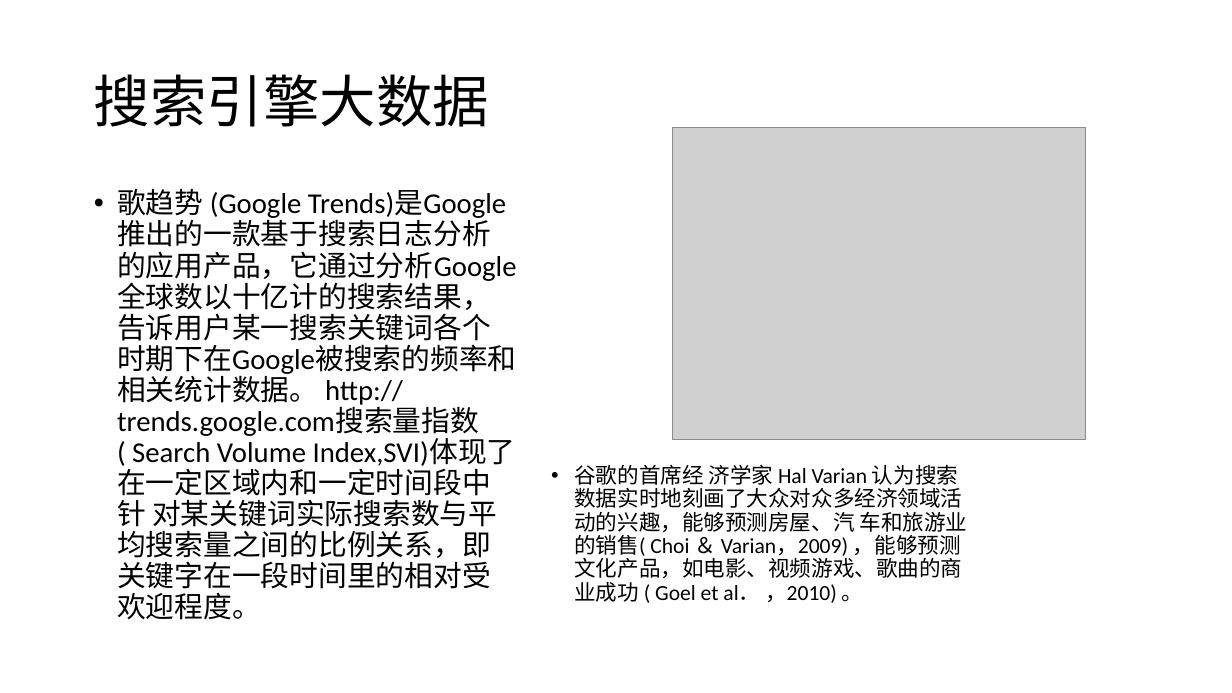
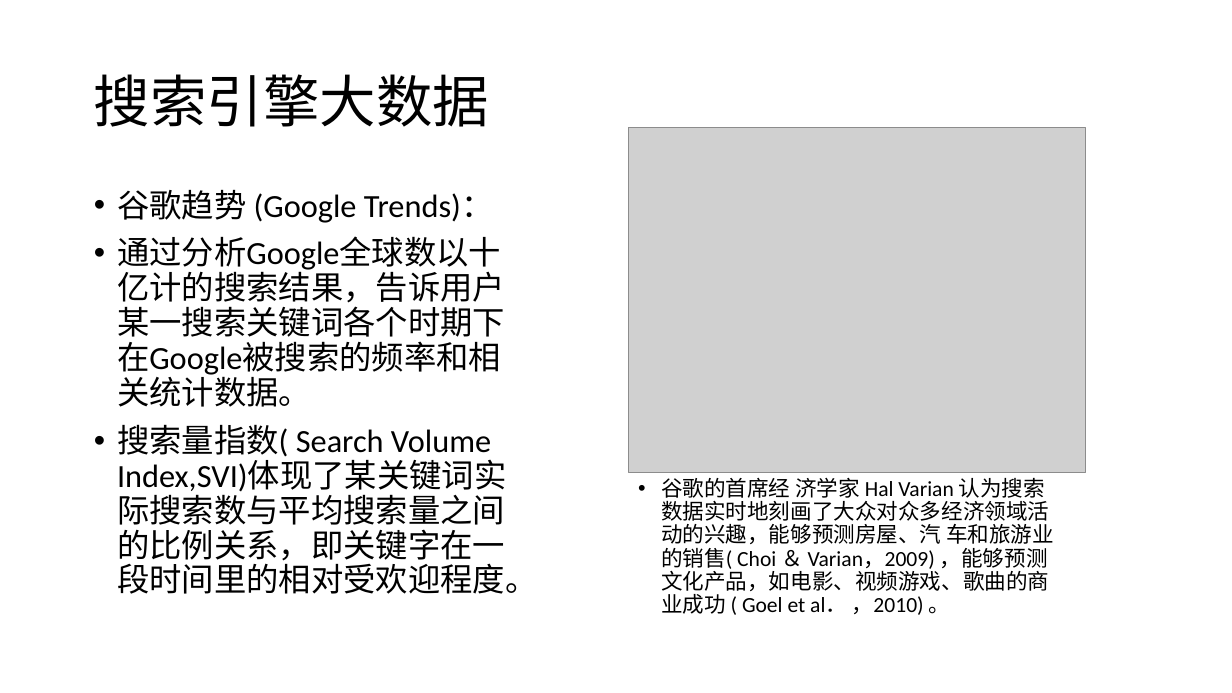
Before and after one commit to bwriteLeaf/writing, a slide deck: slide 7 of 因素+数据源模块/数据源部分.pptx (slide 4 before the commit). Drawn at 1232x693 pixels with LibreOffice and Linux fonts; fonts in the diff are those of the drawing; grey boxes stand for pictures. Boxes give left, top, right and bottom in pixels: in the first picture for what was removed or moved away, otherwise in the second. Text is boxed around its words. In the diff, an @@ line names an element or a change of style, - is before the commit and + after.

```diff
--- a/因素+数据源模块/数据源部分.pptx
+++ b/因素+数据源模块/数据源部分.pptx
@@ picture: place and size @@
-picture at [673,128,1086,440]
+picture at [629,128,1086,473]
@@ text at [117,190,537,594]: text changed; size 22.4 to 25.2 pt @@
-• 歌趋势 (Google Trends)是Google推出的一款基于搜索日志分析的应用产品，它通过分析Google全球数以十亿计的搜索结果，告诉用户某一搜索关键词各个时期下在Google被搜索的频率和相关统计数据。 http://trends.google.com搜索量指数( Search Volume Index,SVI)体现了在一定区域内和一定时间段中针 对某关键词实际搜索数与平均搜索量之间的比例关系，即关键字在一段时间里的相对受欢迎程度。
+• 谷歌趋势 (Google Trends)：
+• 通过分析Google全球数以十亿计的搜索结果，告诉用户某一搜索关键词各个时期下在Google被搜索的频率和相关统计数据。
+• 搜索量指数( Search Volume Index,SVI)体现了某关键词实际搜索数与平均搜索量之间的比例关系，即关键字在一段时间里的相对受欢迎程度。
@@ text "谷歌的首席经 济学家 Hal Varian 认为搜索数据实时地刻画了大众对众多经济领域活动的兴趣，能够预测房屋、汽 ...": place and size @@
-text "谷歌的首席经 济学家 Hal Varian 认为搜索数据实时地刻画了大众对众多经济领域活动的兴趣，能够预测房屋、汽 ..." at [574,465,967,603]
+text "谷歌的首席经 济学家 Hal Varian 认为搜索数据实时地刻画了大众对众多经济领域活动的兴趣，能够预测房屋、汽 ..." at [661,478,1054,615]
```
Also in this commit, not shown: 5 other slides changed, 6 slides added, 5 slides removed, 7 other files.
